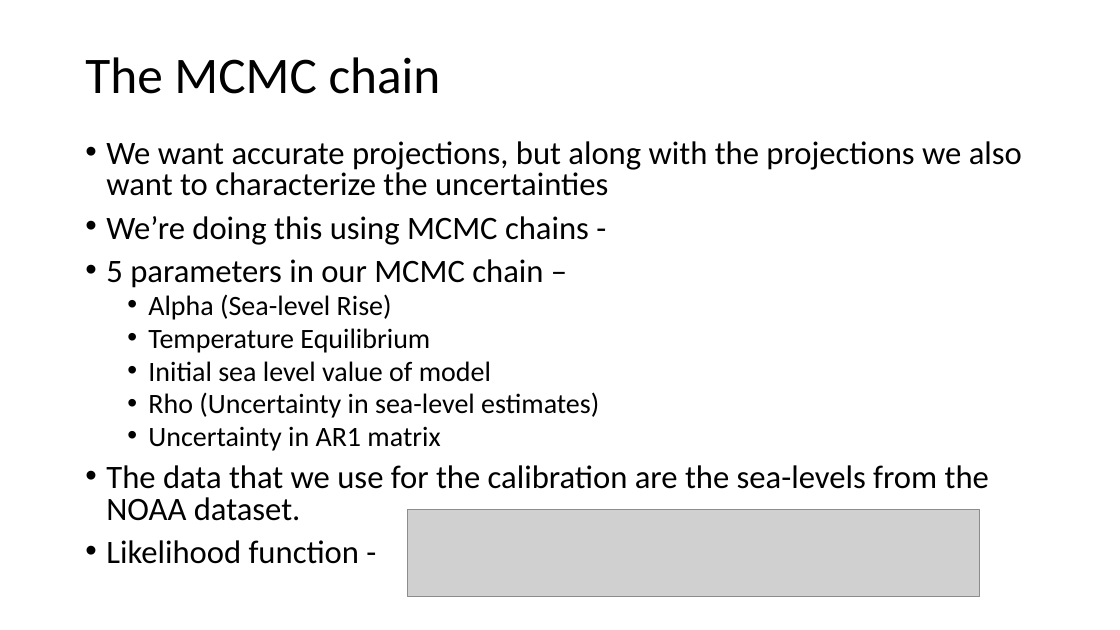
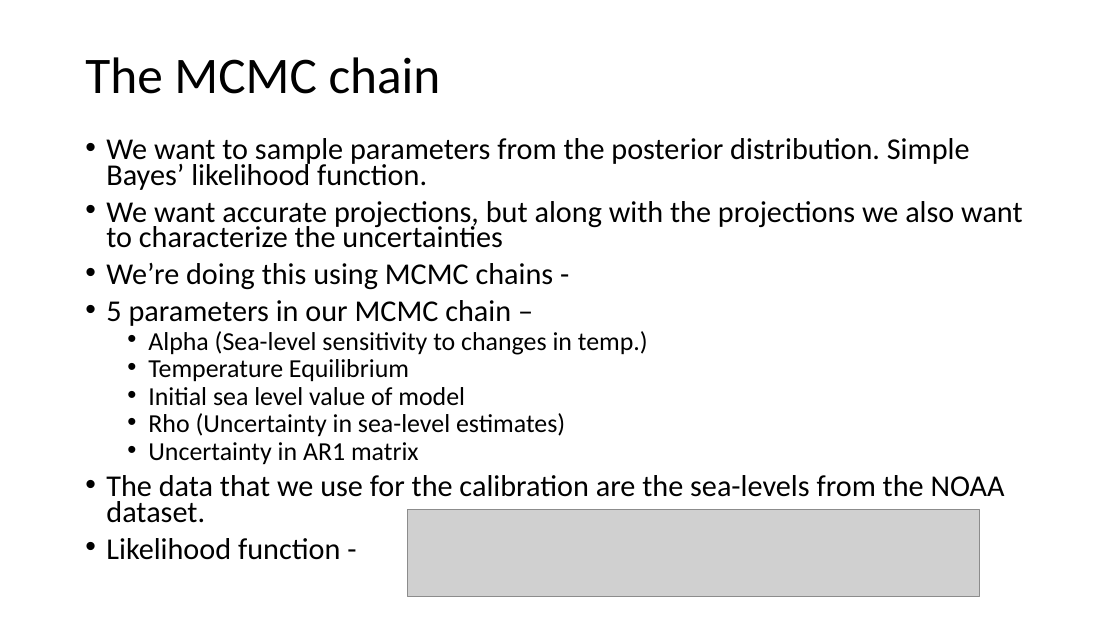
Before and after one commit to niharnandan/thesis, a slide deck: slide 8 of Mid Semester Presentation.pptx (slide 7 before the commit). Drawn at 1120x630 pixels with LibreOffice and Linux fonts; fonts in the diff are those of the drawing; grey boxes stand for pictures. Boxes give left, top, right and bottom in pixels: in the first picture for what was removed or moved away, otherwise in the second. Text is boxed around its words. In the diff, an @@ line names an element or a change of style, - is before the commit and + after.

```diff
--- a/Mid Semester Presentation.pptx
+++ b/Mid Semester Presentation.pptx
@@ text at <box>106,138,970,190</box>: paragraph added @@
+• We want to sample parameters from the posterior distribution. Simple Bayes’ likelihood function.
@@ text at <box>106,201,1022,560</box>: size 28 to 25.9 pt in "We want accurate projections, but along with ...", "We’re doing this using MCMC chains -", "5 parameters in our MCMC chain –", "The data that we use for the ..." and 1 more places; size 24 to 22.2 pt in "Temperature Equilibrium", "Initial sea level value of model", "Rho (Uncertainty in sea-level estimates)", "Uncertainty in AR1 matrix"; line spacing 0.8 to 0.7 @@
@@ text at <box>148,331,648,355</box>: text changed; size 24 to 22.2 pt @@
-  • Alpha (Sea-level Rise)
+  • Alpha (Sea-level sensitivity to changes in temp.)
```
Also in this commit, not shown: 6 other slides changed, 1 slide added.
